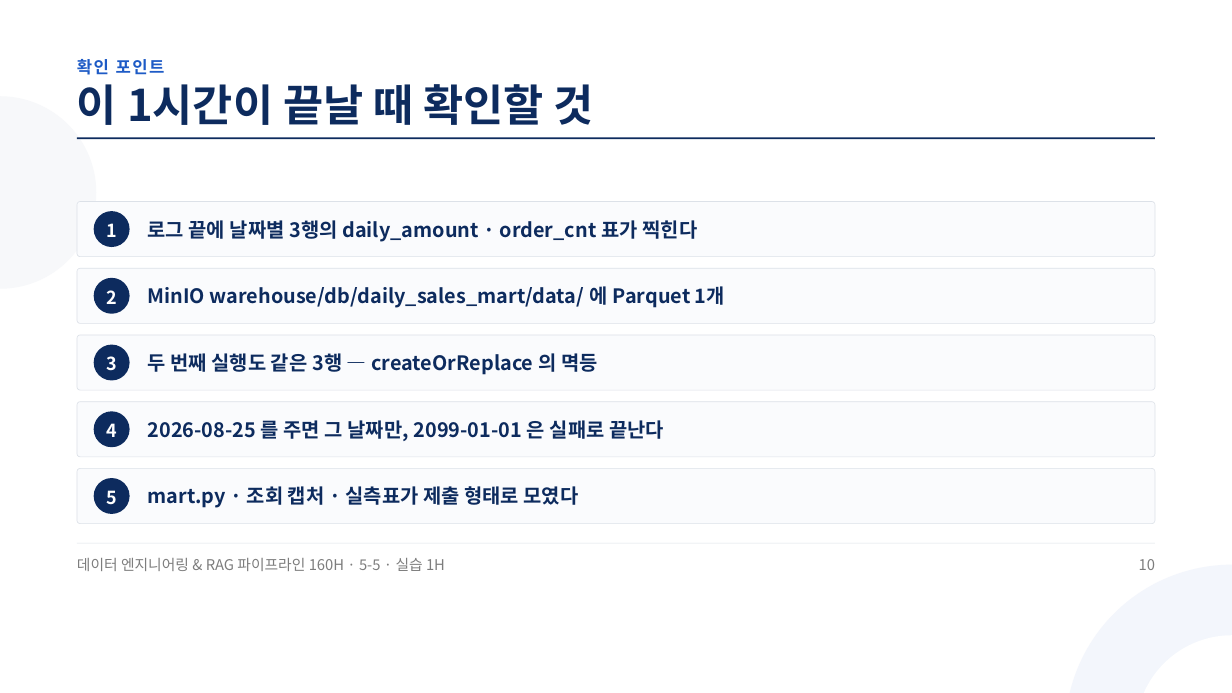
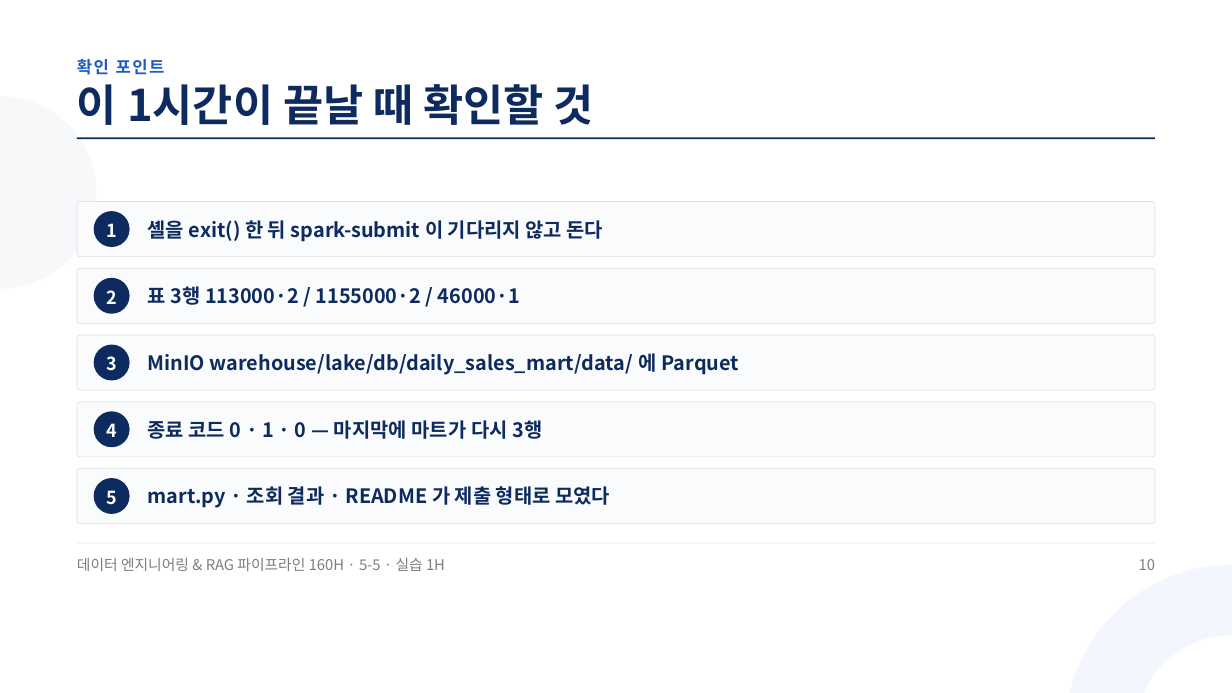
Before and after one commit to aebonlee/materials, a slide deck: slide 10 of data-eng/decks/w5d5s3.pptx. Drawn at 1232x693 pixels with LibreOffice and Linux fonts; fonts in the diff are those of the drawing. Boxes give left, top, right and bottom in pixels: in the first picture for what was removed or moved away, otherwise in the second. Text is boxed around its words. In the diff, an @@ line names an element or a change of style, - is before the commit and + after.

```diff
--- a/data-eng/decks/w5d5s3.pptx
+++ b/data-eng/decks/w5d5s3.pptx
@@ text at [148, 220, 604, 242]: text changed @@
-로그 끝에 날짜별 3행의 daily_amount · order_cnt 표가 찍힌다
+셸을 exit() 한 뒤 spark-submit 이 기다리지 않고 돈다
@@ text at [148, 286, 520, 305]: text changed @@
-MinIO warehouse/db/daily_sales_mart/data/ 에 Parquet 1개
+표 3행 113000·2 / 1155000·2 / 46000·1
@@ text at [148, 353, 739, 375]: text changed @@
-두 번째 실행도 같은 3행 — createOrReplace 의 멱등
+MinIO warehouse/lake/db/daily_sales_mart/data/ 에 Parquet
@@ text at [148, 420, 542, 439]: text changed @@
-2026-08-25 를 주면 그 날짜만, 2099-01-01 은 실패로 끝난다
+종료 코드 0 · 1 · 0 — 마지막에 마트가 다시 3행
@@ text at [148, 486, 610, 508]: text changed @@
-mart.py · 조회 캡처 · 실측표가 제출 형태로 모였다
+mart.py · 조회 결과 · README 가 제출 형태로 모였다
```
Also in this commit, not shown: 8 other slides changed, 2 slides added, 2 slides removed, 11 other files.
